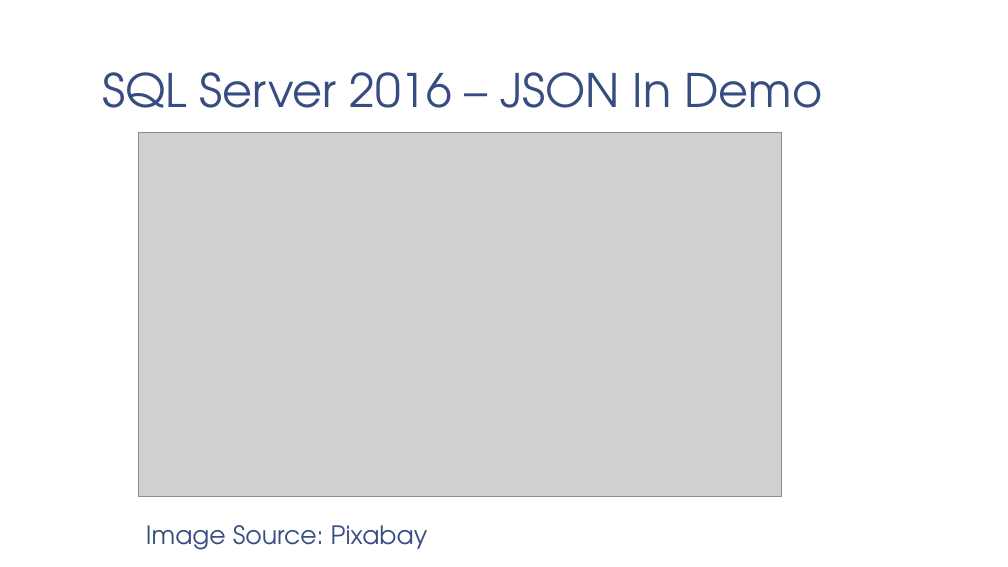
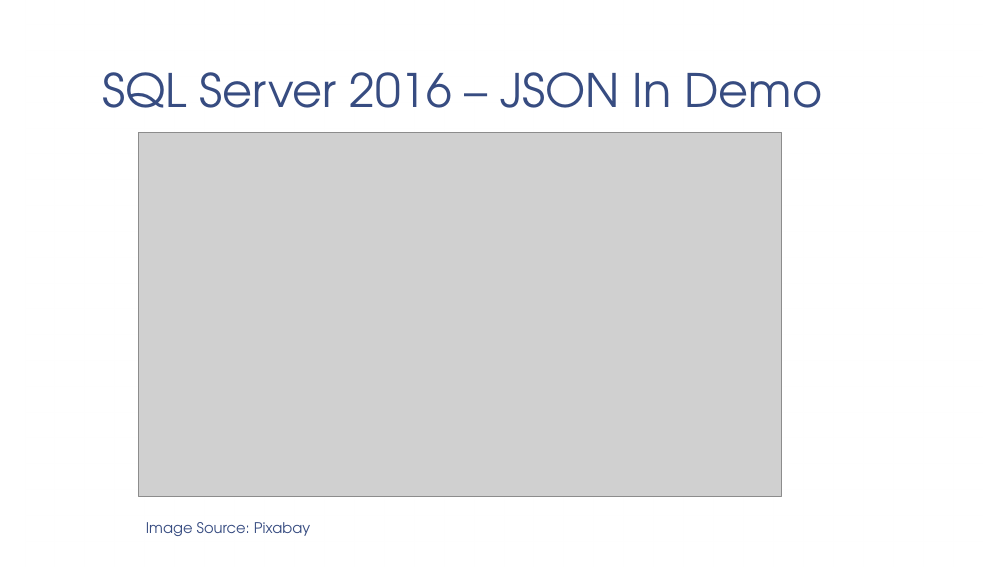
Before and after one commit to adipesa/sqlserver-json, a slide deck: slide 11 of SQL Server and JSON.pptx. Drawn at 1008x567 pixels with LibreOffice and Linux fonts; fonts in the diff are those of the drawing; grey boxes stand for pictures; background and template pictures are left out. Boxes give left, top, right and bottom in pixels: in the first picture for what was removed or moved away, otherwise in the second. Text is boxed around its words. In the diff, an @@ line names an element or a change of style, - is before the commit and + after.

Commit message:
Add files via upload
Added photos and info on JSON data types

```diff
--- a/SQL Server and JSON.pptx
+++ b/SQL Server and JSON.pptx
@@ text "Image Source: Pixabay" at box(146, 522, 310, 536): size 24 to 14 pt @@
```
Also in this commit, not shown: 10 other slides changed.
